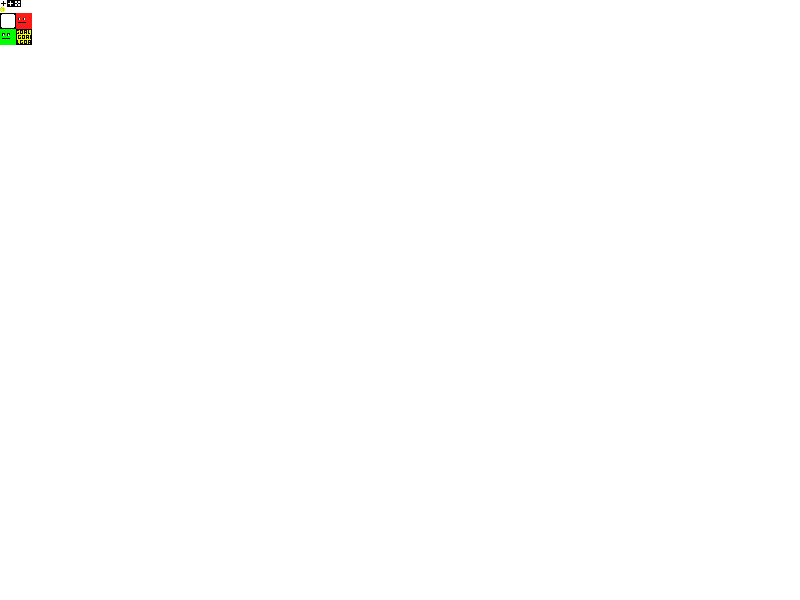
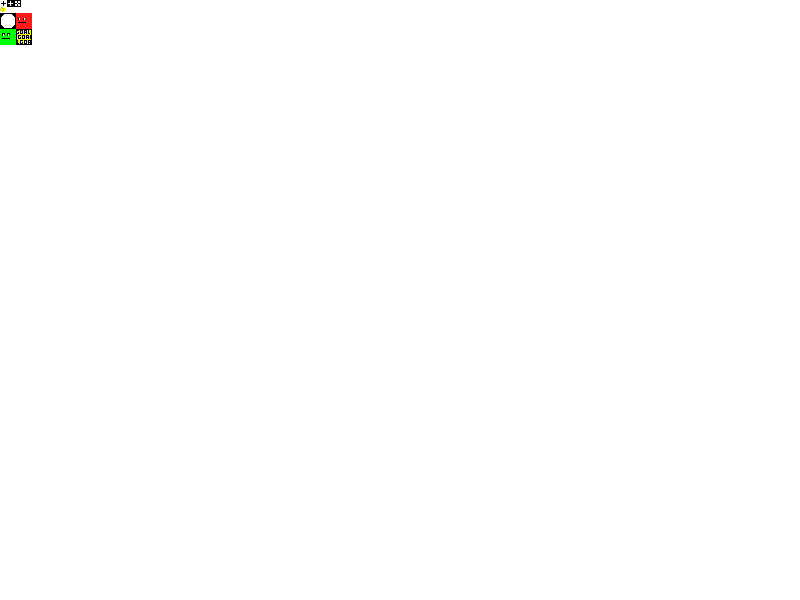
Comparing the layer stacks of the two 800×600 images. Changes:
painted on "SpriteSheet.png" over [1, 14, 15, 28]
